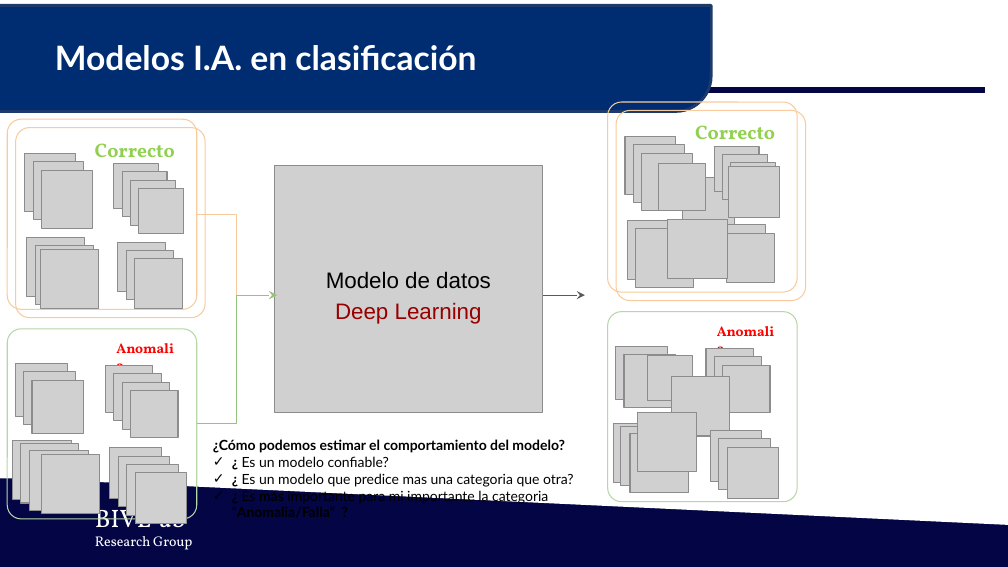
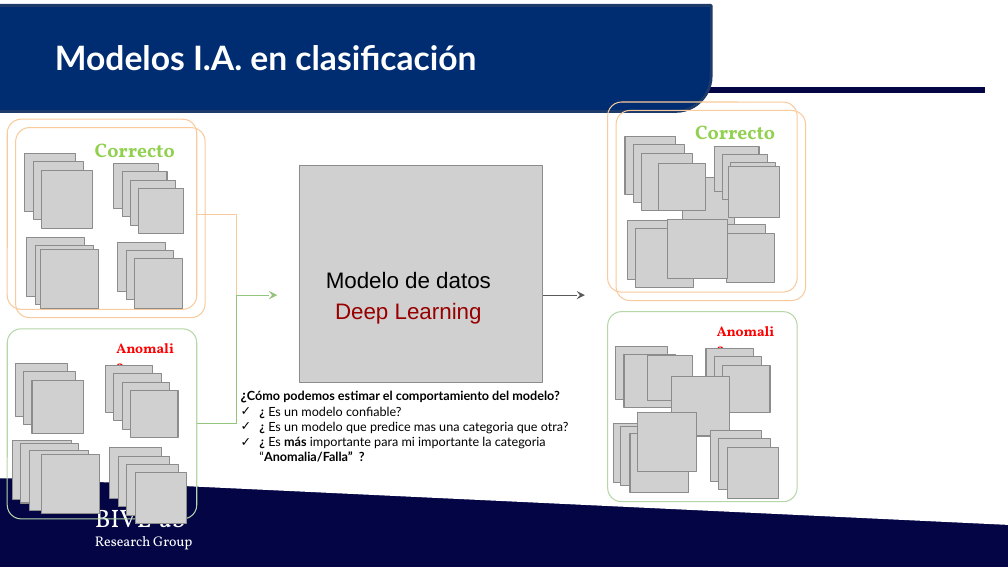
Before and after one commit to Lalo0105/ai-uis-student, a slide deck: slide 6 of 1. Lectures/pres 7 Evaluación de clasificadores.pptx. Drawn at 1008x567 pixels with LibreOffice and Linux fonts; fonts in the diff are those of the drawing; grey boxes stand for pictures; background and template pictures are left out. Boxes give left, top, right and bottom in pixels: in the first picture for what was removed or moved away, otherwise in the second. Text is boxed around its words. In the diff, an @@ line names an element or a change of style, - is before the commit and + after.

```diff
--- a/1. Lectures/pres 7 Evaluación de clasificadores.pptx
+++ b/1. Lectures/pres 7 Evaluación de clasificadores.pptx
@@ picture: place and size @@
-picture at [274,165,541,412]
+picture at [300,165,542,382]
@@ text "¿Cómo podemos estimar el comportamiento ...": place and size @@
-text "¿Cómo podemos estimar el comportamiento ..." at [213,439,574,504]
+text "¿Cómo podemos estimar el comportamiento ..." at [247,390,569,462]
@@ text "¿Cómo podemos estimar el comportamiento ..." at [247,390,569,462]: size 10 to 9 pt @@
```
Also in this commit, not shown: 10 other slides changed, 5 slides added, 3 other files.
